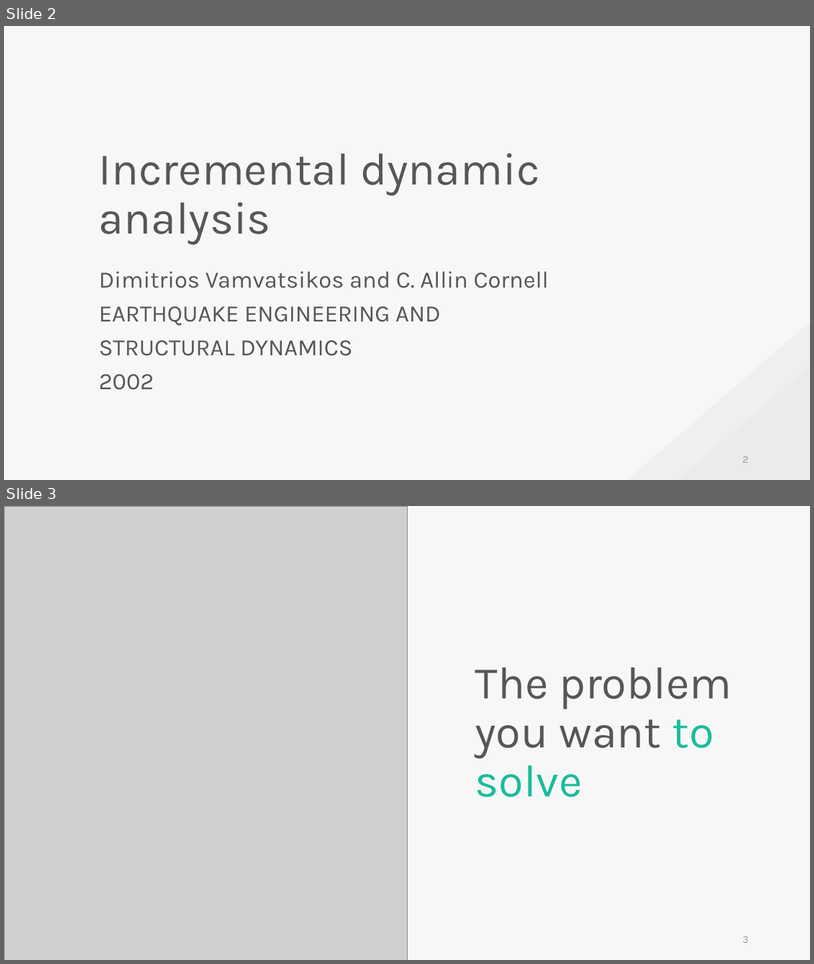
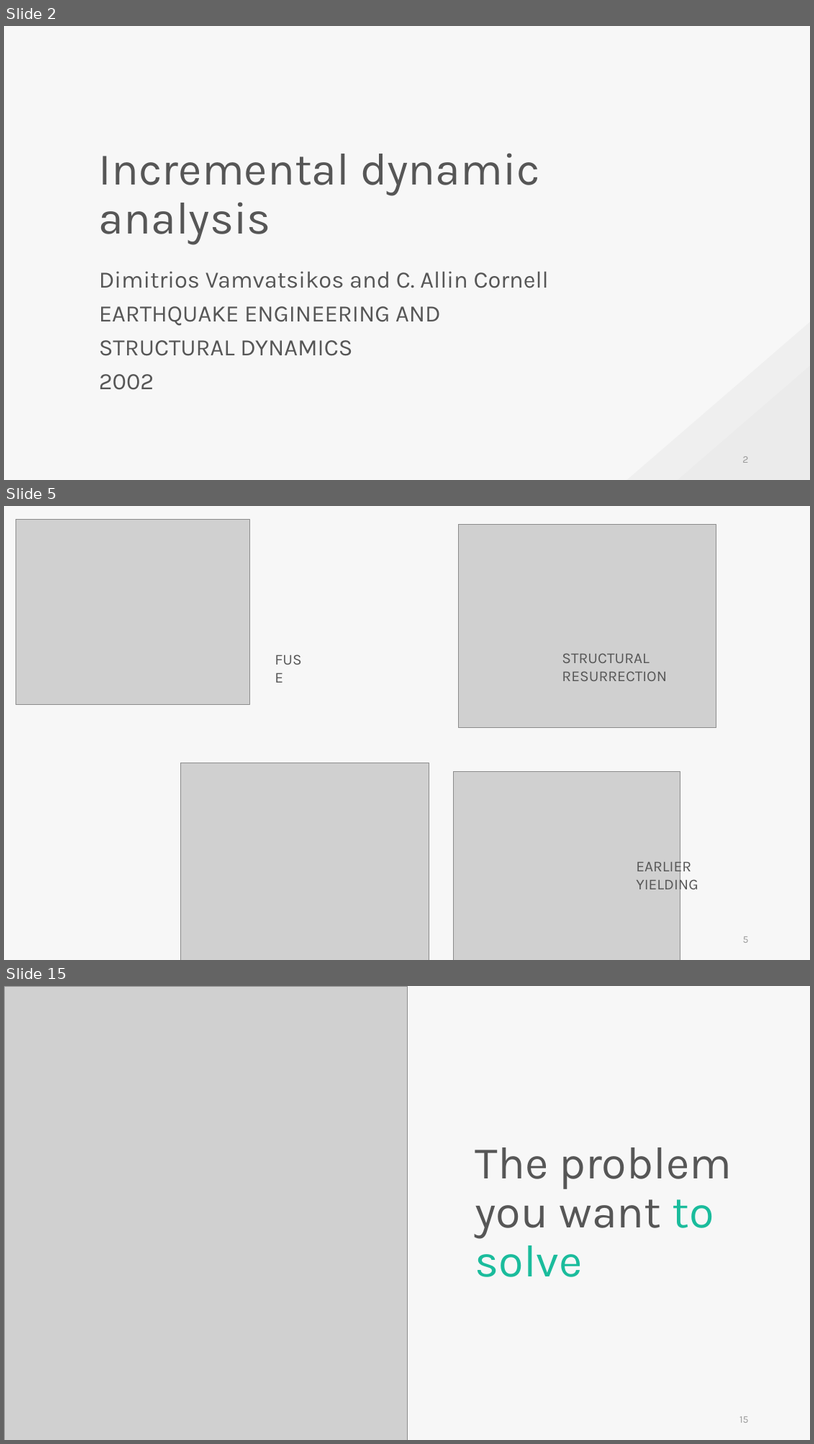
Before and after one commit to skyran1278/VbaProject, a slide deck: 20180126_SmartSplice/20180901_Meeting/KeyNote by Skyran 16_9.pptx. Shown one above the other, each under a label of ours: slides 2 and 3 before the commit, slides 2, 5 and 15 after it; the slides between them are not shown. The pictures are 814x964 and 814x1444 pixels, drawn with LibreOffice and Linux fonts; fonts in the diff are those of the drawing; grey boxes stand for pictures. Boxes give left, top, right and bottom in pixels: in the first picture for what was removed or moved away, otherwise in the second. Text is boxed around its words. In the diff, an @@ line names an element or a change of style, - is before the commit and + after.

```diff
--- a/20180126_SmartSplice/20180901_Meeting/KeyNote by Skyran 16_9.pptx
+++ b/20180126_SmartSplice/20180901_Meeting/KeyNote by Skyran 16_9.pptx
@@ slide 5 added at [4,506,810,960], background #F7F7F7 @@
@@ picture added at [16,519,250,705] @@
@@ picture added at [458,525,717,728] @@
@@ text added at [269,647,313,671], 18 pt, text #565656 @@
+FUSE
@@ text added at [562,653,667,681], 18 pt, text #565656 @@
+STRUCTURAL RESURRECTION
@@ picture added at [180,763,430,960] @@
@@ picture added at [453,771,681,960] @@
@@ text added at [636,857,699,893], 18 pt, text #565656 @@
+EARLIER YIELDING
@@ page number added at [743,936,749,942], 12 pt, text #9A9A9A @@
+5
@@ what was slide 3 is now slide 15 @@
@@ page number at [740,1416,748,1422]: text changed @@
-3
+15
```
Also in this commit, not shown: 4 slides changed, 10 other slides added, 1 slide removed, 2 other files.
